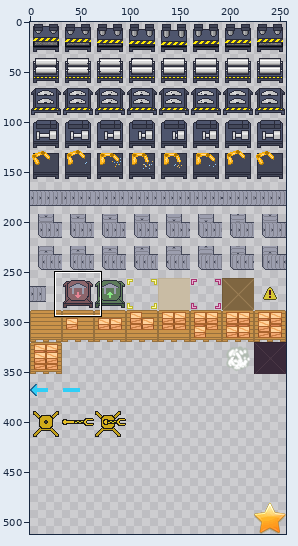
Sprite sheet -- app/src/main/res/drawable-nodpi/blocks.png. Above, an overview of the earlier version with the close-up marked.
Close-up. Before the commit:
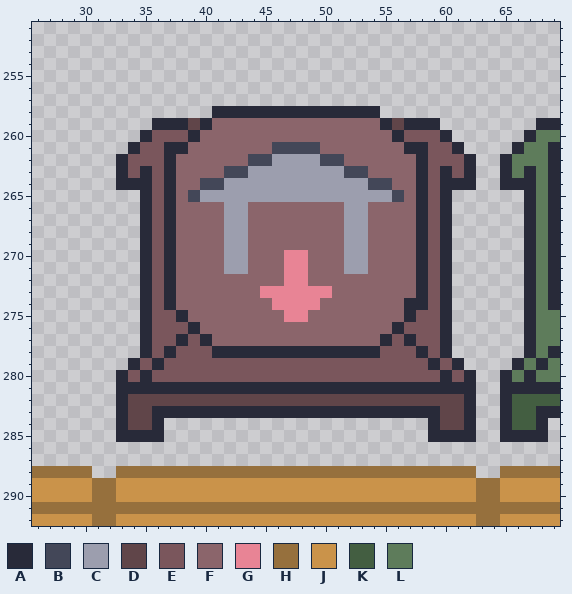
The file is 256x512 pixels. Pixels under 10% opacity are left out. Colours within 5 levels of each other are drawn and written as one. Shown: x 26..69, y 251..292. The commit also changed other parts of the picture, which this record leaves out.
Palette (. is transparent): A #282a39  B #434758  C #9c9eae  D #604549  E #7a565c  F #8b656b  G #e88495  H #96703d  J #ca934a  K #435e41  L #5e7c5b
Pixels before, first column x 26:
258 ...............AAAAAAAAAAAAAA...............
259 ..........AAADAFFFFFFFFFFFFFFADAAA........AA
260 .........AEEEAFFFFFFFFFFFFFFFFAEEEA......ALL
261 ........AEEAAFFFFFFFBBBBFFFFFFFAAEEA....ALLA
262 .......AEEEAFFFFFFBBCCCCBBFFFFFFAEEEA..ALLLA
263 .......AEAEAFFFFBBCCCCCCCCBBFFFFAEAEA..ALALA
264 .......AAAEAFFBBCCCCCCCCCCCCBBFFAEAAA..AAALA
265 .........AEAFBCCCCCCCCCCCCCCCCBFAEA......ALA
266 .........AEAFFFFCCFFFFFFFFCCFFFFAEA......ALA
267 .........AEAFFFFCCFFFFFFFFCCFFFFAEA......ALA
268 .........AEAFFFFCCFFFFFFFFCCFFFFAEA......ALA
269 .........AEAFFFFCCFFFFFFFFCCFFFFAEA......ALA
270 .........AEAFFFFCCFFFGGFFFCCFFFFAEA......ALA
271 .........AEAFFFFCCFFFGGFFFCCFFFFAEA......ALA
272 .........AEAFFFFFFFFFGGFFFFFFFFFAEA......ALA
273 .........AEAFFFFFFFGGGGGGFFFFFFFAEA......ALA
274 .........AEAFFFFFFFFGGGGFFFFFFFAAEA......ALA
275 .........AEEAFFFFFFFFGGFFFFFFFFAEEA......ALL
276 .........AEEEAFFFFFFFFFFFFFFFFAEEEA......ALL
277 .........AEEAEAFFFFFFFFFFFFFFAEAEEA......ALL
278 .........AEAEEEAAAAAAAAAAAAAAEEEAEA......ALA
279 ........AEAEEEEEEEEEEEEEEEEEEEEEEAEA....ALAL
280 .......AEAEEEEEEEEEEEEEEEEEEEEEEEEAEA..ALALL
281 .......AAAAAAAAAAAAAAAAAAAAAAAAAAAAAA..AAAAA
282 .......ADDDDDDDDDDDDDDDDDDDDDDDDDDDDA..AKKKK
283 .......ADDAAAAAAAAAAAAAAAAAAAAAAAADDA..AKKAA
284 .......ADDA......................ADDA..AKKA.
285 .......AAAA......................AAAA..AAAA.
286 ............................................
287 ............................................
288 HHHHH..HHHHHHHHHHHHHHHHHHHHHHHHHHHHHH..HHHHH
289 JJJJJHHJJJJJJJJJJJJJJJJJJJJJJJJJJJJJJHHJJJJJ
290 JJJJJHHJJJJJJJJJJJJJJJJJJJJJJJJJJJJJJHHJJJJJ
291 HHHHHHHHHHHHHHHHHHHHHHHHHHHHHHHHHHHHHHHHHHHH
292 JJJJJHHJJJJJJJJJJJJJJJJJJJJJJJJJJJJJJHHJJJJJ
The result:
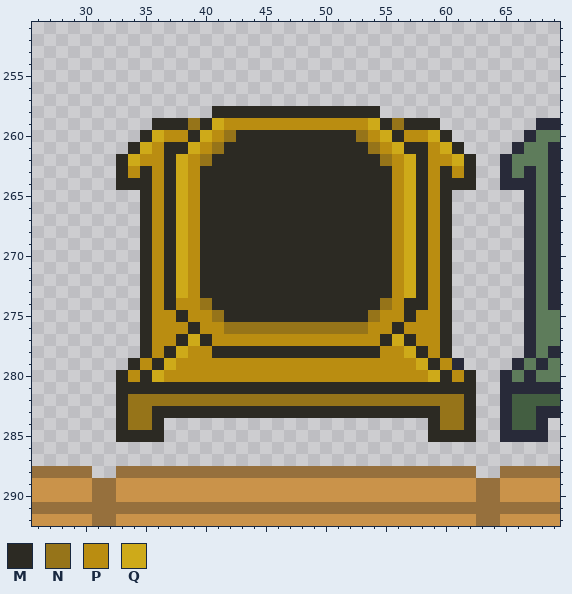
Colours new in this view: M #2c2a23  N #967419  P #ba8d11  Q #ceaa19
The edit:
y 258: x 41..54 AAAAAAAAAAAAAA -> MMMMMMMMMMMMMM
y 259: x 36..59 AAADAFFFFFFFFFFFFFFADAAA -> MMMNMQPPPPPPPPPPPPQMNMMM
y 260: x 35..60 AEEEAFFFFFFFFFFFFFFFFAEEEA -> MQPPMQPNMMMMMMMMMMNPQMPPQM
y 261: x 34..61 AEEAAFFFFFFFBBBBFFFFFFFAAEEA -> MQPMMQPNMMMMMMMMMMMMNPQMMPQM
y 262: x 33..62 AEEEAFFFFFFBBCCCCBBFFFFFFAEEEA -> MQPPMQPNMMMMMMMMMMMMMMNPQMPPQM
y 263: x 33..62 AEAEAFFFFBBCCCCCCCCBBFFFFAEAEA -> MPMPMQPMMMMMMMMMMMMMMMMPQMPMPM
y 264: x 33..62 AAAEAFFBBCCCCCCCCCCCCBBFFAEAAA -> MMMPMQPMMMMMMMMMMMMMMMMPQMPMMM
y 265: x 35..60 AEAFBCCCCCCCCCCCCCCCCBFAEA -> MPMQPMMMMMMMMMMMMMMMMPQMPM
y 266..269: x 35..60 AEAFFFFCCFFFFFFFFCCFFFFAEA -> MPMQPMMMMMMMMMMMMMMMMPQMPM
y 270..271: x 35..60 AEAFFFFCCFFFGGFFFCCFFFFAEA -> MPMQPMMMMMMMMMMMMMMMMPQMPM
y 272: x 35..60 AEAFFFFFFFFFGGFFFFFFFFFAEA -> MPMQPMMMMMMMMMMMMMMMMPQMPM
y 273: x 35..60 AEAFFFFFFFGGGGGGFFFFFFFAEA -> MPMQPMMMMMMMMMMMMMMMMPQMPM
y 274: x 35..60 AEAFFFFFFFFGGGGFFFFFFFAAEA -> MPMPPNMMMMMMMMMMMMMMNPMMPM
y 275: x 35..60 AEEAFFFFFFFFGGFFFFFFFFAEEA -> MPPMPPNMMMMMMMMMMMMNPPMPPM
y 276: x 35..60 AEEEAFFFFFFFFFFFFFFFFAEEEA -> MPPPMPPNNNNNNNNNNNNPPMPPPM
y 277: x 35..60 AEEAEAFFFFFFFFFFFFFFAEAEEA -> MPPMQMPPPPPPPPPPPPPPMQMPPM
y 278: x 35..60 AEAEEEAAAAAAAAAAAAAAEEEAEA -> MPMQPPMMMMMMMMMMMMMMPPQMPM
y 279: x 34..60 AEAEEEEEEEEEEEEEEEEEEEEEEAE -> MPMQPPPPPPPPPPPPPPPPPPPPQMP
y 280: x 33..62 AEAEEEEEEEEEEEEEEEEEEEEEEEEAEA -> MPMQPPPPPPPPPPPPPPPPPPPPPPQMPM
y 281: x 33..62 AAAAAAAAAAAAAAAAAAAAAAAAAAAAAA -> MMMMMMMMMMMMMMMMMMMMMMMMMMMMMM
y 282: x 33..62 ADDDDDDDDDDDDDDDDDDDDDDDDDDDDA -> MNNNNNNNNNNNNNNNNNNNNNNNNNNNNM
y 283: x 33..62 ADDAAAAAAAAAAAAAAAAAAAAAAAADDA -> MNNMMMMMMMMMMMMMMMMMMMMMMMMNNM
y 284: x 33..36 ADDA -> MNNM; x 59..62 ADDA -> MNNM
y 285: x 33..36 AAAA -> MMMM; x 59..62 AAAA -> MMMM
